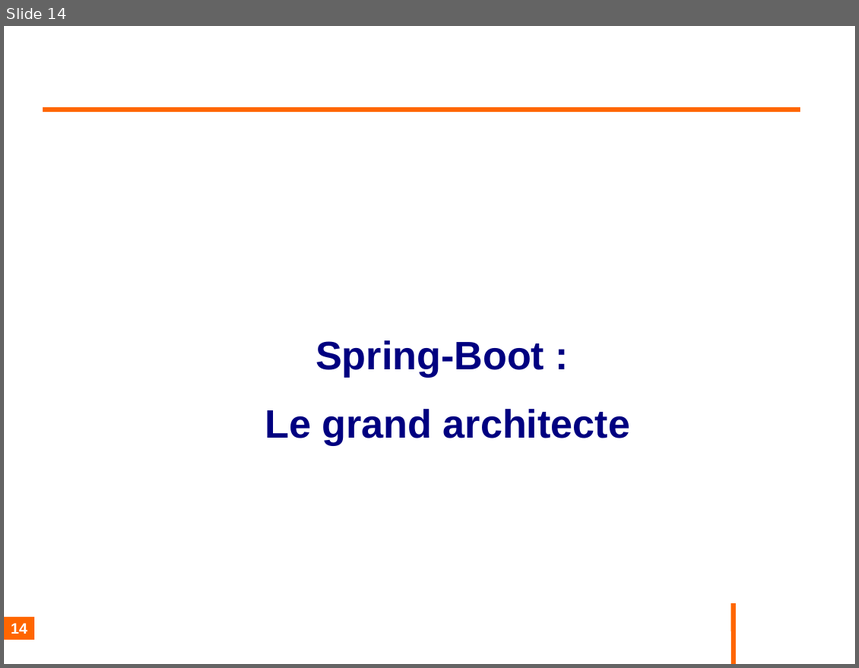
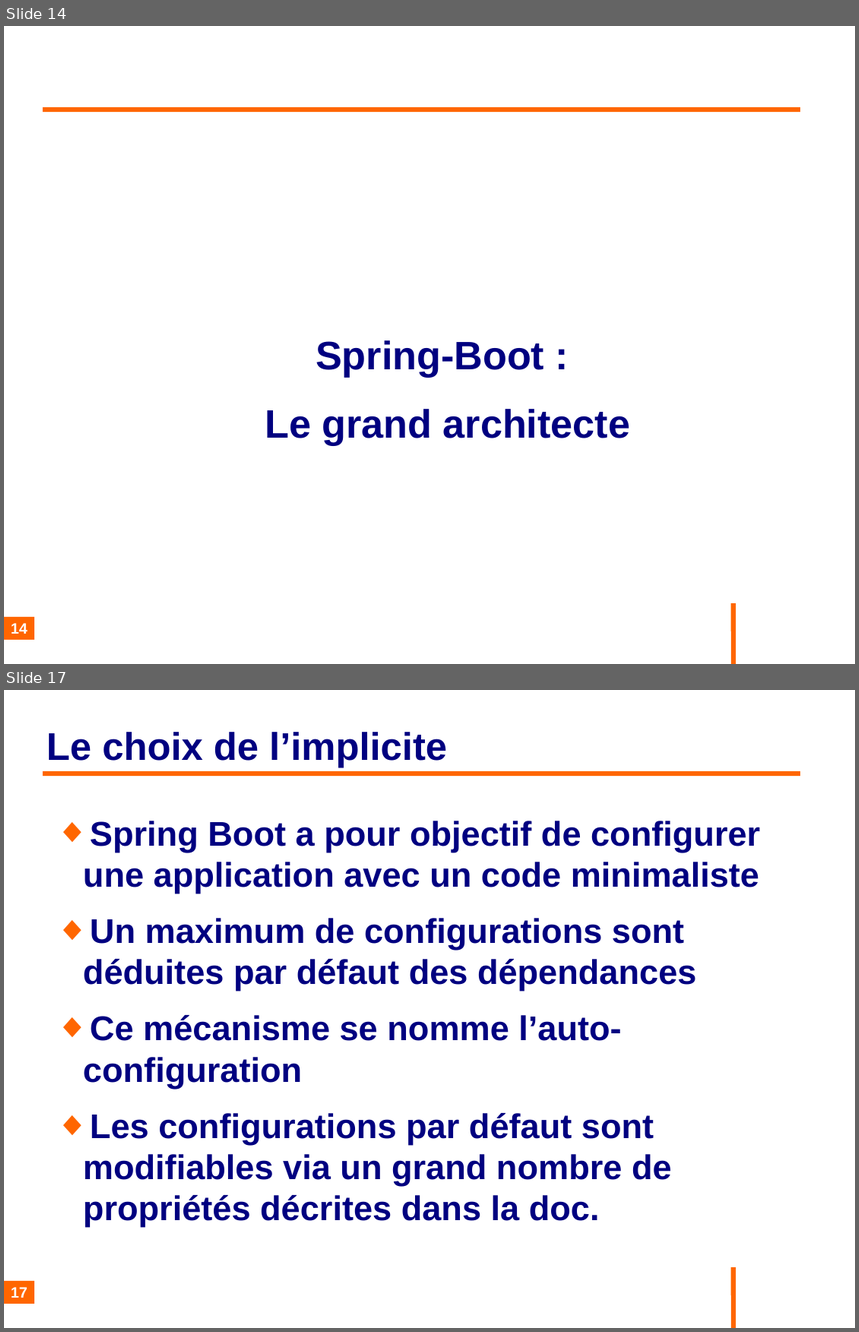
Before and after one commit to philphils/formation-spring-boot, a slide deck: Documentation/diapo_formation_spring_boot.odp. Shown one above the other, each under a label of ours: slide 14 before the commit, slides 14 and 17 after it; the slides between them are not shown. The pictures are 859x668 and 859x1332 pixels, drawn with LibreOffice and Linux fonts; fonts in the diff are those of the drawing; background and template pictures are left out. Boxes give left, top, right and bottom in pixels: in the first picture for what was removed or moved away, otherwise in the second. Text is boxed around its words. In the diff, an @@ line names an element or a change of style, - is before the commit and + after.

```diff
--- a/Documentation/diapo_formation_spring_boot.odp
+++ b/Documentation/diapo_formation_spring_boot.odp
@@ slide 17 added at box(4, 690, 855, 1328), background #FFFFFF; not listed: 1 template element that a slide beside it also shows @@
@@ title added at box(47, 732, 447, 768), 36 pt, text #000080, bold @@
+Le choix de l’implicite
@@ line added from (43, 774) to (801, 774), #FF6600 4.54 pt @@
@@ text added at box(83, 821, 760, 1227), 32 pt, text #000080, bold @@
+◆ Spring Boot a pour objectif de configurer une application avec un code minimaliste
+◆ Un maximum de configurations sont déduites par défaut des dépendances
+◆ Ce mécanisme se nomme l’auto-configuration
+◆ Les configurations par défaut sont modifiables via un grand nombre de propriétés décrites dans la doc.
@@ page number added at box(4, 1282, 34, 1305), fill #FF6600, 14 pt, text #FFFFFF, bold @@
+17
```
Also in this commit, not shown: 9 slides changed, 18 other slides added.
